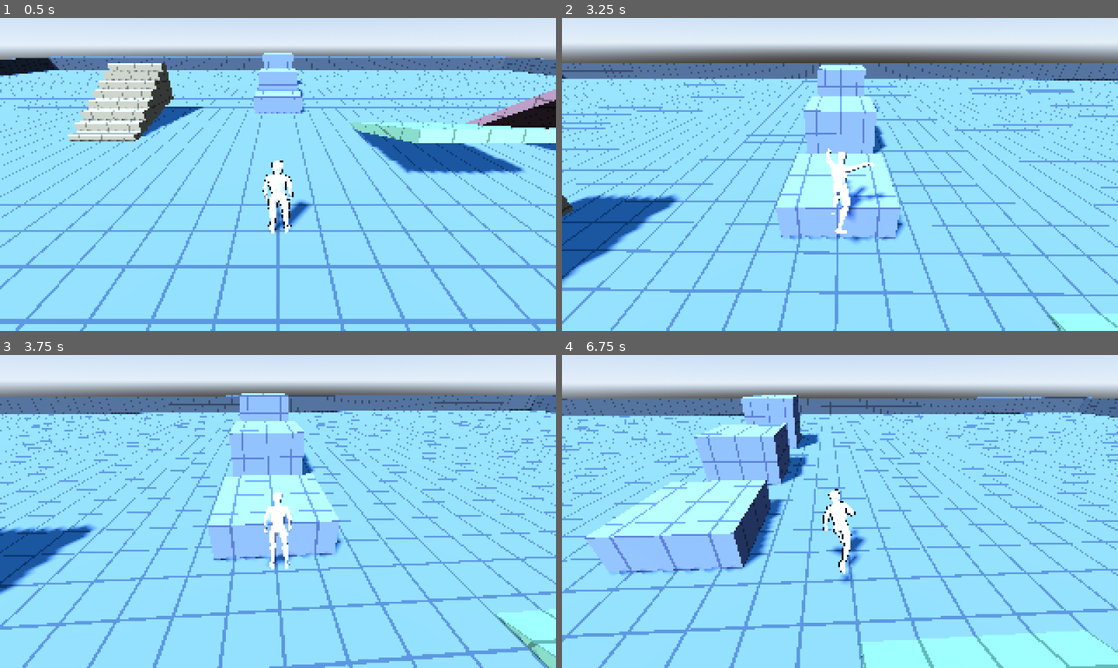
Above: before the commit, frames 1-4 (two rows, left to right).
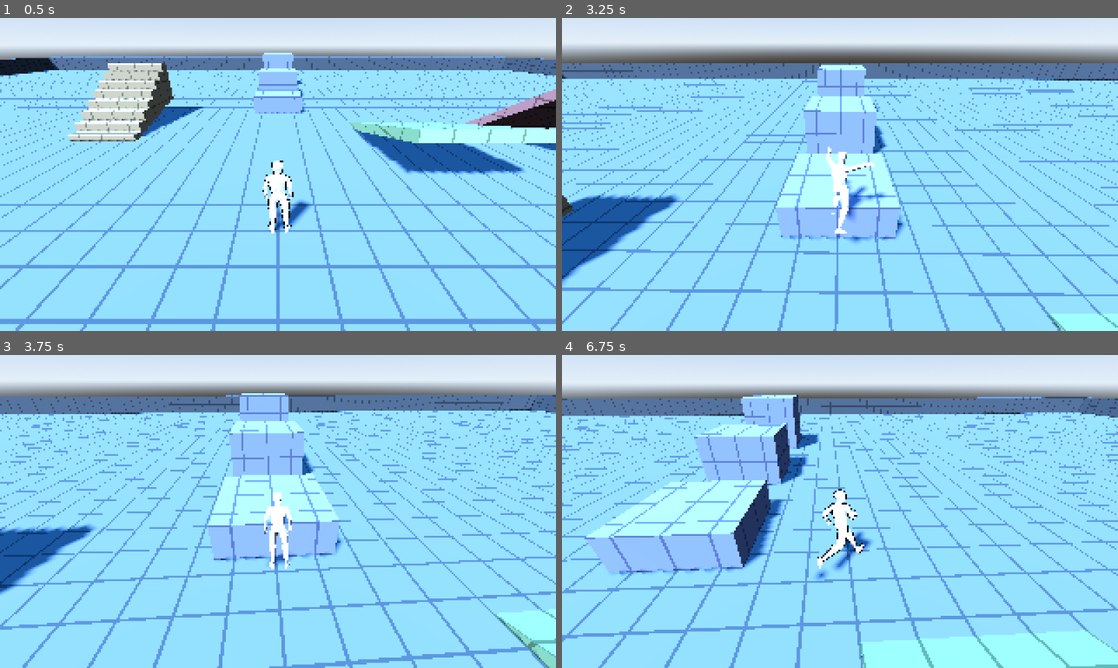
Above: after the commit, the same moments.

Repository: trentteinert/3D-PixelArt-TEST
Game: Godot game, scene res://scenes/test_area.tscn
The game is run twice, just before and just after one commit, with the same random seed, the same clock (stepped at 60 frames per second) and the same inputs.
Inputs (mouse positions are in pixels of both pictures, inside the frame that each line leads up to):
- Up to frame 1 (0.5 s): no input
- Up to frame 2 (3.25 s): move the mouse to (867, 174) at 0.52 s; hold T (cycle_shader) 0.53-1.28 s; hold W (move_forward) from 0.53 s (still down); click (867, 174) at 0.67 s; tap Space (jump) at 0.77, 1.52, 3.02 s; move the mouse to (812, 174) at 1.27 s; tap Shift (sprint) at 1.35 s; move the mouse to (851, 168) at 2.02 s; hold E (toggle_edges) 2.03-2.78 s; move the mouse to (834, 180) at 2.77 s; tap T (cycle_shader) at 2.85 s; click (834, 180) at 2.92 s
- Up to frame 3 (3.75 s): keep holding W (move_forward); move the mouse to (316, 514) at 3.52 s; hold Shift (sprint) from 3.53 s (still down)
- Up to frame 4 (6.75 s): tap Space (jump) at 3.77, 4.52, 6.02 s; move the mouse to (795, 508) at 4.27 s; release Shift (sprint) at 4.28 s; tap E (toggle_edges) at 4.35 s; move the mouse to (845, 511) at 5.02 s; hold T (cycle_shader) 5.03-5.78 s; click (845, 511) at 5.17 s; move the mouse to (817, 505) at 5.77 s; release W (move_forward) at 5.78 s; hold D (move_right) 5.78-6.53 s; tap Shift (sprint) at 5.85 s; move the mouse to (867, 511) at 6.52 s; hold W (move_forward) from 6.53 s (still down); hold E (toggle_edges) from 6.53 s (still down)

Frame 1 is identical in both runs. In frame 2, less than 0.1% of the frame differs, in the area x 47-57%, y 41-69%; in frame 3, less than 0.1%; in frame 4, 1.0%, in the area x 45-56%, y 42-73%.

Commit message:
Face actual velocity direction instead of input to reduce skating while turning
Co-Authored-By: Claude Sonnet 5.5 <noreply@anthropic.com>
Claude-Session: https://claude.ai/code/session_01Xiux81rrMFYVmhBeLoAXKG

Diff:
--- a/scripts/player.gd
+++ b/scripts/player.gd
@@ -118,9 +118,10 @@
 
 	move_and_slide()
 
-	# Face movement direction
-	if dir.length() > 0.1:
-		var yaw := atan2(-dir.x, -dir.z)
+	# Face the direction we're actually travelling (not just the input), so the body never
+	# points one way while the ground slides past in another, which reads as foot skating.
+	if horizontal.length() > 0.5:
+		var yaw := atan2(-horizontal.x, -horizontal.y)
 		model.rotation.y = lerp_angle(model.rotation.y, yaw, 1.0 - exp(-turn_speed * delta))
 
 	model.animate(delta, horizontal.length(), is_on_floor(), velocity.y, sprint_speed)
